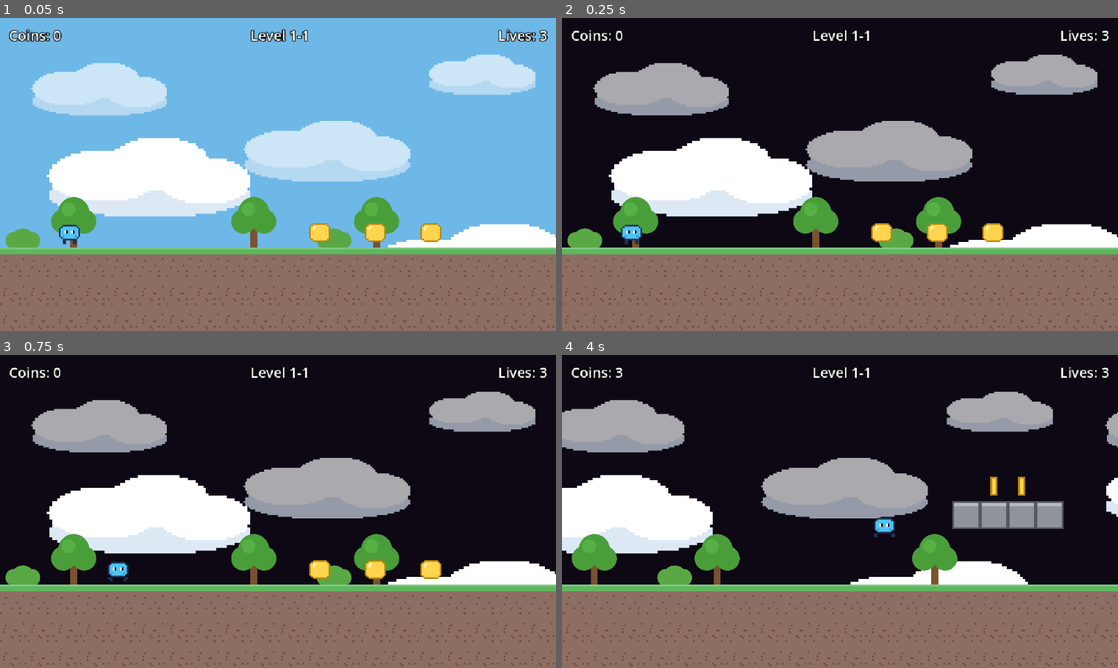
Above: before the commit, frames 1-4 (two rows, left to right).
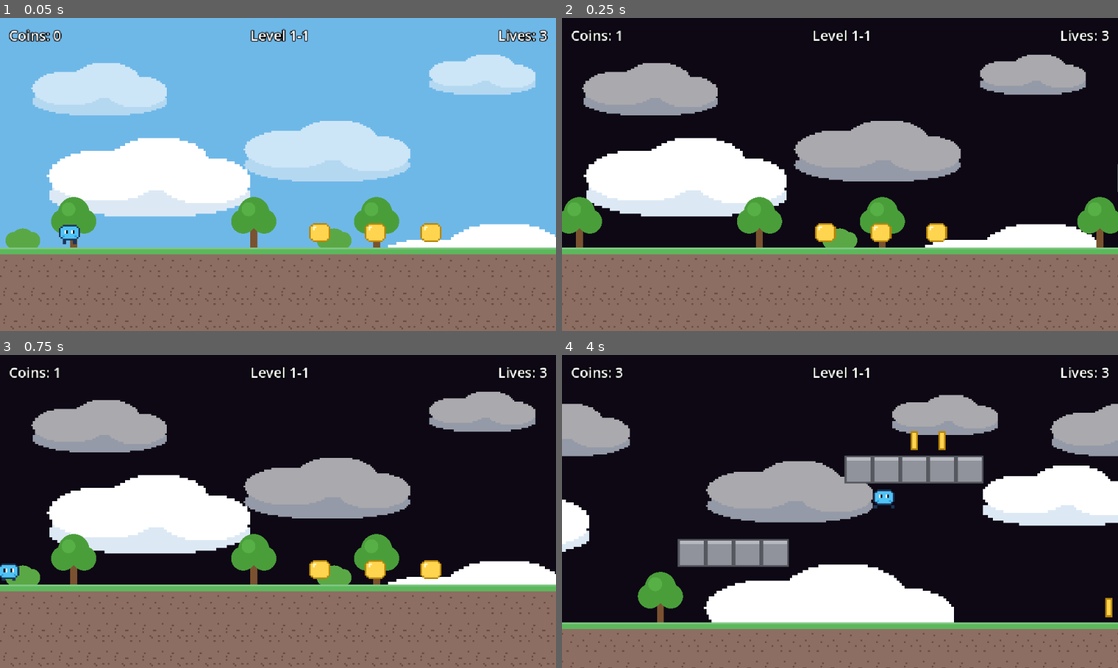
Above: after the commit, the same moments.

Repository: greentea524/godot-game
Game: Godot game, scene res://tests/gameplay_test.tscn
The game is run twice, just before and just after one commit, with the same random seed, the same clock (stepped at 60 frames per second) and the same inputs. This scene is started directly instead of the project's main scene.
Inputs (mouse positions are in pixels of both pictures, inside the frame that each line leads up to):
- Up to frame 1 (0.05 s): no input
- Up to frame 2 (0.25 s): no input
- Up to frame 3 (0.75 s): move the mouse to (400, 495) at 0.52 s; hold D (move_right) from 0.53 s (still down); click (400, 495) at 0.67 s
- Up to frame 4 (4 s): tap Space (jump) at 0.77, 1.52, 3.02, 3.77 s; move the mouse to (728, 527) at 1.27 s; move the mouse to (895, 442) at 2.02 s; release D (move_right) at 2.03 s; hold A (move_left) 2.03-2.78 s; move the mouse to (812, 574) at 2.77 s; hold D (move_right) from 2.78 s (still down); click (812, 574) at 2.92 s; move the mouse to (1006, 558) at 3.52 s

Frame 1 is identical in both runs. In frame 2, 12% of the frame differs, in the area x 0-100%, y 4-100%; in frame 3, 0.4%; in frame 4, 42%, in the area x 0-100%, y 11-100%.
Error before the commit: Invalid assignment of property or key 'global_position' with value of type 'Vector2' on a base object of type 'null instance'. (res://tests/gameplay_test.gd:10…

Commit message:
Add erupting volcano hazard to World 3 (PG-62)
Port the World 3 erupting volcano from the JS platformer (vite-project
PG-58). New legend char "O": a harmless, non-solid ground mound that
erupts every 2.8-4.4s, lobbing 2-3 deadly lava rocks in an arc; the
crater brightens to telegraph the next eruption.

- scenes/volcano.tscn + volcano.gd: eruption timer with random phase,
  per-eruption interval, crater-glow charge.
- scenes/lava_rock.tscn + lava_rock.gd: Area2D projectile under gravity,
  kills on contact, shatters on solid ground while descending or once it
  falls out of the level.
- level.gd parses "O"; volcanoes placed in 3-2 (col 56) and 3-3 (col 79),
  matching the JS layouts.

Also fixed pre-existing test staleness from the World 5/6 additions so
the suite runs to completion: level count 12 to 18, world-map rows 4 to
6, and the player node lookup ("Player" to "Player_Local" after the
multiplayer rename) which had been aborting the whole level-based
section.

Gameplay suite now 50 checks incl. volcano eruption + lava-rock kill;
all pass. Levels 3-2/3-3 smoke-run clean through multiple eruptions.

Co-Authored-By: Claude Fable 5 <noreply@anthropic.com>

Diff:
--- /dev/null
+++ b/scenes/lava_rock.tscn
@@ -0,0 +1,23 @@
+[gd_scene load_steps=4 format=3]
+
+[ext_resource type="Script" path="res://scripts/lava_rock.gd" id="1_script"]
+[ext_resource type="Texture2D" path="res://assets/lava_rock.png" id="2_tex"]
+
+[sub_resource type="CircleShape2D" id="shape_rock"]
+radius = 4.0
+
+[node name="LavaRock" type="Area2D"]
+collision_layer = 0
+collision_mask = 2
+script = ExtResource("1_script")
+
+[node name="Sprite2D" type="Sprite2D" parent="."]
+texture = ExtResource("2_tex")
+
+[node name="CollisionShape2D" type="CollisionShape2D" parent="."]
+shape = SubResource("shape_rock")
+
+[node name="GroundRay" type="RayCast2D" parent="."]
+target_position = Vector2(0, 5)
+
+[connection signal="body_entered" from="." to="." method="_on_body_entered"]
--- /dev/null
+++ b/scenes/volcano.tscn
@@ -0,0 +1,10 @@
+[gd_scene load_steps=3 format=3]
+
+[ext_resource type="Script" path="res://scripts/volcano.gd" id="1_script"]
+[ext_resource type="Texture2D" path="res://assets/volcano.png" id="2_tex"]
+
+[node name="Volcano" type="Node2D"]
+script = ExtResource("1_script")
+
+[node name="Sprite2D" type="Sprite2D" parent="."]
+texture = ExtResource("2_tex")
--- /dev/null
+++ b/scripts/lava_rock.gd
@@ -0,0 +1,32 @@
+extends Area2D
+## Lava rock (World 3, PG-62): a volcano projectile. Arcs under gravity,
+## kills the player on contact, and shatters when it lands on solid
+## ground (only while descending, so it can rise out of the crater) or
+## once it falls out of the level.
+
+const GRAVITY := 980.0
+const FALL_CULL := 10 * 16.0  # freed after dropping this far below spawn
+
+var velocity := Vector2.ZERO
+var start_y := 0.0
+
+@onready var ground_ray: RayCast2D = $GroundRay
+
+
+func _physics_process(delta: float) -> void:
+	velocity.y += GRAVITY * delta
+	position += velocity * delta
+	if (velocity.y > 0.0 and ground_ray.is_colliding()) \
+			or global_position.y - start_y > FALL_CULL:
+		_shatter()
+
+
+func _on_body_entered(body: Node2D) -> void:
+	if body is Player:
+		(body as Player).die()
+
+
+func _shatter() -> void:
+	set_physics_process(false)
+	monitoring = false
+	queue_free()
--- a/scripts/level.gd
+++ b/scripts/level.gd
@@ -9,6 +9,7 @@
 ##   K  checkpoint          F  goal flag
 ##   L  lava (World 3)      V  bat (World 3)
 ##   T  stalactite (W3)     X  crumbling platform (W3)
+##   O  volcano (World 3)
 ##   A  alien (World 4)     M  moving platform (World 4)
 ##   .  empty
 
@@ -30,6 +31,7 @@
 const ALIEN_SCENE := preload("res://scenes/alien.tscn")
 const MOVING_PLATFORM_SCENE := preload("res://scenes/moving_platform.tscn")
 const METEOR_SCENE := preload("res://scenes/meteor.tscn")
+const VOLCANO_SCENE := preload("res://scenes/volcano.tscn")
 const FREEZING_WATER_SCENE := preload("res://scenes/freezing_water.tscn")
 const YETI_SCENE := preload("res://scenes/yeti.tscn")
 const DRONE_SCENE := preload("res://scenes/drone.tscn")
@@ -305,6 +307,8 @@
 			_spawn(BAT_SCENE, pos, "Bat", cell)
 		"T":
 			_spawn(STALACTITE_SCENE, pos, "Stalactite", cell)
+		"O":
+			_spawn(VOLCANO_SCENE, pos, "Volcano", cell)
 		"X":
 			# Crumbling platform is its own solid body, so no tile here.
 			_spawn(CRUMBLING_SCENE, pos, "Crumbling", cell)
--- a/scripts/levels/level_3_2.gd
+++ b/scripts/levels/level_3_2.gd
@@ -16,6 +16,6 @@
 		".".repeat(21) + "CC" + ".".repeat(57),
 		".".repeat(21) + "BB" + ".".repeat(57),
 		".".repeat(14) + "V" + ".".repeat(30) + "V" + ".".repeat(34),
-		"..P.....C....E......" + "...." + ".....C....K.....E....." + "..." + ".....C.......E........F........",
+		"..P.....C....E......" + "...." + ".....C....K.....E....." + "..." + ".....C..O....E........F........",
 		"G".repeat(20) + "LLLL" + "G".repeat(22) + "LLL" + "G".repeat(31),
 	])
--- a/scripts/levels/level_3_3.gd
+++ b/scripts/levels/level_3_3.gd
@@ -17,6 +17,6 @@
 		".".repeat(20) + "CC" + ".".repeat(74),
 		".".repeat(20) + "BB" + ".".repeat(74),
 		".".repeat(35) + "XXXXX" + ".".repeat(8) + "V" + ".".repeat(20) + "V" + ".".repeat(26),
-		"..P....C....E..." + "..." + "...K....C....E.." + "....." + ".....C......E......." + "..." + "....K.....C.......E......F.......",
+		"..P....C....E..." + "..." + "...K....C....E.." + "....." + ".....C......E..O...." + "..." + "....K.....C.......E......F.......",
 		"G".repeat(16) + "LLL" + "G".repeat(16) + "LLLLL" + "G".repeat(20) + "LLL" + "G".repeat(33),
 	])
--- /dev/null
+++ b/scripts/volcano.gd
@@ -0,0 +1,47 @@
+extends Node2D
+## Erupting volcano (World 3, PG-62): a harmless, non-solid ground mound
+## that periodically lobs deadly lava rocks in an arc. The crater
+## brightens as the next eruption charges, telegraphing it. Ported from
+## the JS platformer's PG-58. Timing is per-instance (random phase), like
+## the meteor shower, so it stays simple in multiplayer ghost-races.
+
+const MIN_INTERVAL := 2.8
+const MAX_INTERVAL := 4.4
+const ROCK_SPEED_X := 70.0
+const ROCK_SPEED_Y_MIN := 200.0
+const ROCK_SPEED_Y_MAX := 260.0
+const LAVA_ROCK_SCENE := preload("res://scenes/lava_rock.tscn")
+
+var _timer := 1.0
+var _interval := MIN_INTERVAL
+
+@onready var sprite: Sprite2D = $Sprite2D
+
+
+func _ready() -> void:
+	# Random initial phase so multiple volcanoes don't fire in sync.
+	_timer = 1.0 + randf() * MIN_INTERVAL
+
+
+func _physics_process(delta: float) -> void:
+	_timer -= delta
+	# Crater glow charges up as the eruption approaches (telegraph).
+	var charge := 1.0 - clampf(_timer / _interval, 0.0, 1.0)
+	sprite.modulate = Color.WHITE.lerp(Color(1.0, 0.55, 0.3), charge * 0.7)
+	if _timer > 0.0:
+		return
+	_interval = randf_range(MIN_INTERVAL, MAX_INTERVAL)
+	_timer = _interval
+	_erupt()
+
+
+func _erupt() -> void:
+	var count := 2 + (1 if randf() < 0.5 else 0)
+	for i in count:
+		var rock := LAVA_ROCK_SCENE.instantiate()
+		rock.position = position + Vector2(0, -6)
+		rock.start_y = rock.position.y
+		rock.velocity = Vector2(
+			randf_range(-ROCK_SPEED_X, ROCK_SPEED_X),
+			-randf_range(ROCK_SPEED_Y_MIN, ROCK_SPEED_Y_MAX))
+		get_parent().add_child(rock)
--- a/tests/gameplay_test.gd
+++ b/tests/gameplay_test.gd
@@ -32,8 +32,8 @@
 
 	# --- Level labels (PG-22, PG-53, PG-54) ---
 	_check(GameManager.level_label() == "1-1", "first level is labeled 1-1")
-	_check(GameManager._level_labels.size() == 12, "twelve levels are registered")
-	_check(GameManager._level_labels[11] == "4-3", "last level is labeled 4-3")
+	_check(GameManager._level_labels.size() == 18, "eighteen levels are registered")
+	_check(GameManager._level_labels[17] == "6-3", "last level is labeled 6-3")
 
 	# --- Taller goal flag (PG-36) ---
 	_check(load("res://assets/flag.png").get_height() == 32, "goal flag art is two tiles tall")
@@ -50,7 +50,7 @@
 	add_child(map)
 	await _wait_process_frames(2)
 	var map_box: VBoxContainer = map.get_node("%MapBox")
-	_check(map_box.get_child_count() == 4, "world map has a row per world")
+	_check(map_box.get_child_count() == 6, "world map has a row per world")
 	_check(map_box.get_child(0).get_child_count() == 4, "world row lists its three stages")
 	map.queue_free()
 	GameManager.levels_completed = 0
@@ -69,7 +69,7 @@
 	var level: Node2D = load("res://levels/level_1.tscn").instantiate()
 	add_child(level)
 	await _wait_frames(5)
-	var player: Player = level.get_node("Player")
+	var player: Player = level.get_node("Player_Local")
 
 	# --- Ground decor (PG-55) ---
 	var decor := _find_decor(level)
@@ -196,6 +196,30 @@
 	# Stalactite kills on contact.
 	_check(await _hazard_kills("res://scenes/stalactite.tscn", Vector2(2300, 300)),
 			"stalactite kills the player on contact")
+
+	# Volcano erupts, lobbing lava rocks (PG-62).
+	var volcano: Node2D = load("res://scenes/volcano.tscn").instantiate()
+	volcano.position = Vector2(2500, 300)
+	add_child(volcano)
+	volcano._timer = 0.02  # force an eruption on the next frame
+	await _wait_frames(4)
+	var rocks := 0
+	for child in get_children():
+		if child.scene_file_path == "res://scenes/lava_rock.tscn":
+			rocks += 1
+	_check(rocks >= 2, "volcano erupts lava rocks")
+	volcano.queue_free()
+
+	# Lava rock kills on contact.
+	var rock: Area2D = load("res://scenes/lava_rock.tscn").instantiate()
+	rock.position = Vector2(2650, 300)
+	rock.start_y = 300.0  # so it does not cull before reaching the player
+	add_child(rock)
+	var rock_victim: Player = load("res://scenes/player.tscn").instantiate()
+	rock_victim.position = Vector2(2650, 300)
+	add_child(rock_victim)
+	await _wait_frames(6)
+	_check(rock_victim.dying, "lava rock kills the player on contact")
 
 	# Crumbling platform: solid, then collapses after being stood on.
 	var crumble: StaticBody2D = load("res://scenes/crumbling.tscn").instantiate()
Binary file added: assets/lava_rock.png
Not shown, added: assets/lava_rock.png.import
Binary file added: assets/volcano.png
Not shown, added: assets/volcano.png.import
Not shown, added: scripts/conveyor.gd.uid
Not shown, added: scripts/freezing_water.gd.uid
Not shown, added: scripts/laser.gd.uid
Not shown, added: scripts/lava_rock.gd.uid
Not shown, added: scripts/levels/level_5_1.gd.uid
Not shown, added: scripts/levels/level_5_2.gd.uid
Not shown, added: scripts/levels/level_5_3.gd.uid
Not shown, added: scripts/levels/level_6_1.gd.uid
(and 3 more such lines)
